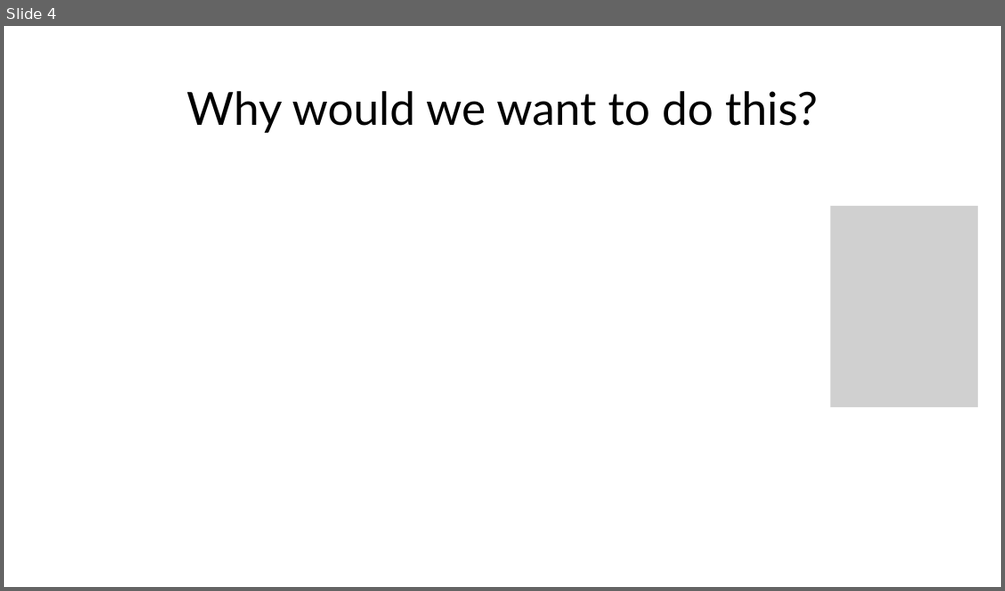
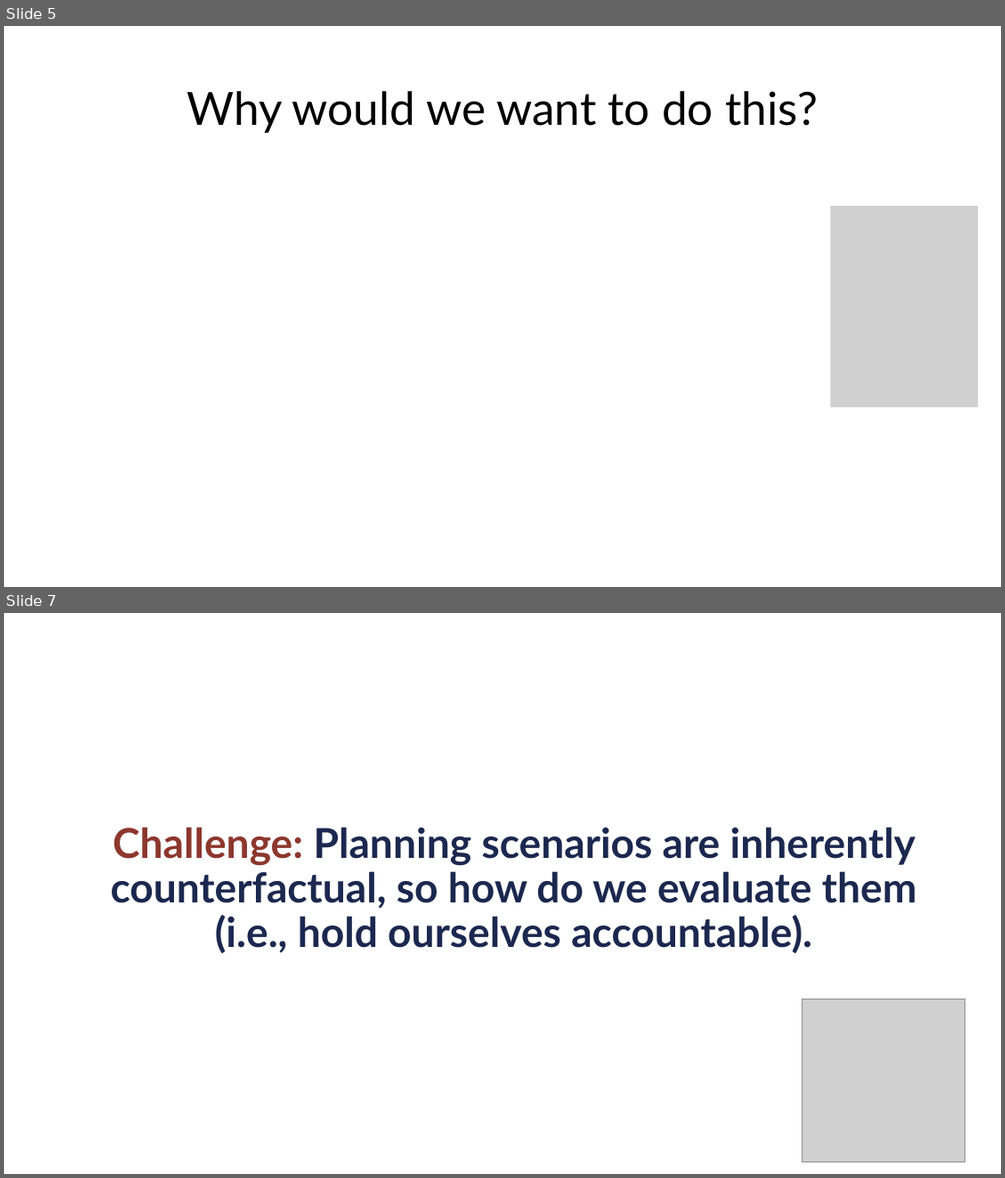
Before and after one commit to UNCIDD/scenario-eval-theory, a slide deck: presentations/INIPresentation_JL.pptx. Shown one above the other, each under a label of ours: slide 4 before the commit, slides 5 and 7 after it; the slides between them are not shown. The pictures are 1005x591 and 1005x1178 pixels, drawn with LibreOffice and Linux fonts; fonts in the diff are those of the drawing; grey boxes stand for pictures. Boxes give left, top, right and bottom in pixels: in the first picture for what was removed or moved away, otherwise in the second. Text is boxed around its words. In the diff, an @@ line names an element or a change of style, - is before the commit and + after.

Commit message:
JL presentation and supporting figures

```diff
--- a/presentations/INIPresentation_JL.pptx
+++ b/presentations/INIPresentation_JL.pptx
@@ slide 7 added at [4, 613, 1001, 1174], background #FFFFFF @@
@@ title added at [111, 827, 917, 953], 39.6 pt, text #1B284F, bold @@
+Challenge: Planning scenarios are inherently counterfactual, so how do we evaluate them (i.e., hold ourselves accountable).
@@ picture added at [802, 999, 965, 1162] @@
@@ what was slide 4 is now slide 5 @@
```
Also in this commit, not shown: 5 slides changed, 15 other slides added, 2 slides removed, 4 other files.
